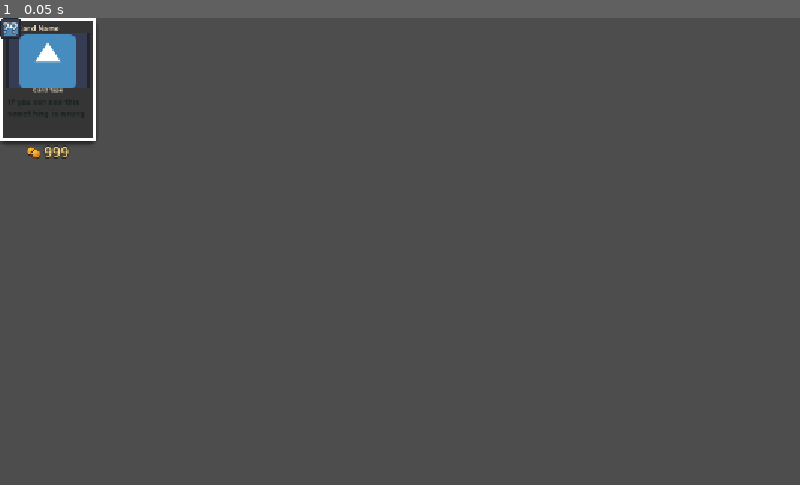
Above: before the commit, frame 1.
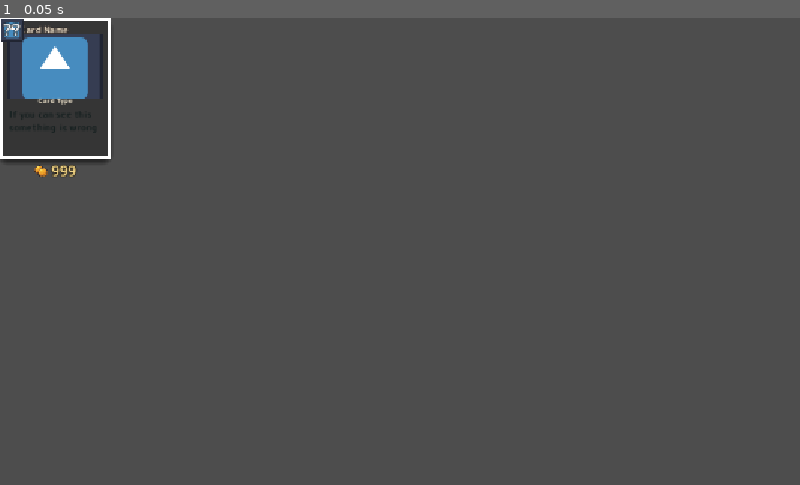
Above: after the commit, the same moment.

Repository: musoukun/openslaythe
Game: Godot game, scene res://scenes/ui/shop/CardShopButton.tscn
The game is run twice, just before and just after one commit, with the same random seed, the same clock (stepped at 60 frames per second) and the same inputs. This scene is started directly instead of the project's main scene. The engine's default icon, where the game draws it, is replaced by a stand-in: a white triangle on a blue panel in a dark square.
Inputs:
- Up to frame 1 (0.05 s): no input

The runs differ from the first frame. In frame 1, 1.7% of the frame differs, in the area x 0-14%, y 0-35%.

Commit message:
Show cards at 1.15x on every screen (#32)
Card.CARD_SCALE scales the Pivot (art, text and click area together) and the
card's minimum size, so containers space the bigger cards correctly.

- Hand: card width and the hover scale follow CARD_SCALE; the hovered card
  still lines up with the bottom of the screen.
- Deck / pick grid is wider so 5 columns still fit; the card reward row and
  shop card buttons grow with the card; the shop cloth is wider with tighter
  card spacing so 6 cards fit on one row.

Co-Authored-By: Claude Opus 5.5 <noreply@anthropic.com>

Diff:
--- a/scenes/Root.tscn
+++ b/scenes/Root.tscn
@@ -2875,8 +2875,8 @@
 anchor_right = 0.5
 anchor_top = 0.5
 anchor_bottom = 0.5
-offset_left = -448.0
-offset_right = 400.0
+offset_left = -460.0
+offset_right = 500.0
 offset_top = -270.0
 offset_bottom = 330.0
 grow_horizontal = 2
@@ -2933,7 +2933,7 @@
 anchor_right = 0.5
 anchor_bottom = 0.5
 offset_left = -400.0
-offset_top = -120.0
+offset_top = -150.0
 offset_right = 400.0
 offset_bottom = 74.0
 grow_horizontal = 2
--- a/scripts/ui/Hand.gd
+++ b/scripts/ui/Hand.gd
@@ -51,7 +51,7 @@
 @export var hand_card_y_offset_curve: Curve = preload("res://misc/curves/hand_y_curve.tres")
 const HAND_CARD_Y_OFFSET_CURVE_MULTIPLIER: float = -20.0 # multiplies the curve sampling
 
-const CARD_WIDTH: float = 144.0 # how big the Card asset is. NOTE: Update this if you update Card's size at all
+const CARD_WIDTH: float = Card.BASE_SIZE.x * Card.CARD_SCALE # 表示されるカードの幅 (Card.CARD_SCALE で拡大済み)
 const CARD_SEPERATION_WIDTH: float = CARD_WIDTH * .85 # how far apart each card should be from one another. Generally between .5 to 1X the card width
 
 const MIDDLE_OFFSET: float = CARD_WIDTH / 2
@@ -60,7 +60,7 @@
 # ホバー中のカードは StS のように拡大してまっすぐにし、下端を画面下にそろえて前に出す。両隣は左右へ押しのける
 const CARD_HOVER_SCALE: float = 1.6
 const CARD_HOVER_PUSH: float = 50.0 # 両隣のカードを押しのける距離
-const CARD_VISUAL_BOTTOM: float = 94.0 # Pivot から CardVisual の下端までの距離 (Card.tscn)
+const CARD_VISUAL_BOTTOM: float = 94.0 # Pivot から CardVisual の下端までの距離 (Card.tscn、拡大前)
 var hovered_card: Card = null
 
 const CARD_PICK_POSITIONS: Array = [
@@ -186,7 +186,7 @@
 		var tween_2: Tween = create_tween()
 		tween_2.tween_property(card.pivot, "rotation_degrees", new_rot, CARD_TWEEN_TIME)
 		var tween_3: Tween = create_tween()
-		tween_3.tween_property(card.pivot, "scale", Vector2.ONE * new_scale, CARD_TWEEN_TIME)
+		tween_3.tween_property(card.pivot, "scale", Vector2.ONE * new_scale * Card.CARD_SCALE, CARD_TWEEN_TIME)
 
 ## ホバー中のカードが、選択済み (pick) を除いた手札の列で何番目かを返す。無ければ -1
 func _get_hovered_hand_index() -> int:
@@ -203,7 +203,7 @@
 
 ## 拡大したカードの下端が画面下にそろう Pivot の y 位置
 func _get_hovered_card_y(card: Card) -> float:
-	return get_viewport_rect().size.y - card.global_position.y - CARD_VISUAL_BOTTOM * CARD_HOVER_SCALE
+	return get_viewport_rect().size.y - card.global_position.y - CARD_VISUAL_BOTTOM * CARD_HOVER_SCALE * Card.CARD_SCALE
 
 
 func _on_card_hovered(card: Card):
--- a/scripts/ui/card/Card.gd
+++ b/scripts/ui/card/Card.gd
@@ -20,6 +20,12 @@
 const ENERGY_ICON_KEYWORD: String = "[energy_icon]"	# tells description to display an energy icon in place
 
 var tooltip_left_side: bool = false # if tooltip should display to the left of the card when hovered
+
+## どの画面でもカードをこの倍率で表示する。Pivot ごと拡大するので絵・文字・押せる範囲がそろって大きくなる
+const CARD_SCALE: float = 1.15
+## Card.tscn での大きさと Pivot の位置 (拡大前)
+const BASE_SIZE := Vector2(144, 184)
+const BASE_PIVOT_POSITION := Vector2(72, 90)
 
 @onready var card_button: Button = %CardButton
 
@@ -48,6 +54,12 @@
 signal card_right_clicked(Card)
 signal card_hovered(Card)
 signal card_unhovered(Card)
+
+func _ready() -> void:
+	# コンテナは scale を見ずに並べるので、最小サイズも同じ倍率にして間隔を空ける
+	custom_minimum_size = BASE_SIZE * CARD_SCALE
+	pivot.position = BASE_PIVOT_POSITION * CARD_SCALE
+	pivot.scale = Vector2.ONE * CARD_SCALE
 
 func init(_card_data: CardData, angular_offset: float, connect_combat_signals: bool = false, connect_ui_signals: bool = true):
 	card_data = _card_data
--- a/scripts/ui/shop/CardShopButton.gd
+++ b/scripts/ui/shop/CardShopButton.gd
@@ -2,7 +2,12 @@
 
 @onready var card: Card = $Card
 
+## カードの下に値札の段を空ける高さ
+const PRICE_ROW_HEIGHT: float = 32.0
+
 func _ready():
+	# カードは Card.CARD_SCALE で拡大されるので、枠もそれに合わせる
+	custom_minimum_size = card.custom_minimum_size + Vector2(0, PRICE_ROW_HEIGHT)
 	card.card_selected.connect(_on_card_selected)
 
 func init(_action_on_click: BaseAction) -> void:
--- a/scripts/ui/shop/ShopCounter.gd
+++ b/scripts/ui/shop/ShopCounter.gd
@@ -10,7 +10,7 @@
 const BACK_TEXTURE := preload("res://sprites/ui/shop_next_arrow.png")
 
 const HUD_HEIGHT := 64.0	# 上部バーは暗くせず、押せるままにする
-const CLOTH_SIZE := Vector2(1040, 470)
+const CLOTH_SIZE := Vector2(1180, 470)	# カード6枚 (Card.CARD_SCALE で拡大) が1段に収まる幅
 const CLOTH_TOP := 136.0
 const CLOTH_COLOR := Color(0.18, 0.36, 0.25)
 const CLOTH_BORDER := Color(0.72, 0.58, 0.3)
@@ -170,7 +170,7 @@
 	cloth.add_child(rows)
 	_card_row = HBoxContainer.new()
 	_card_row.alignment = BoxContainer.ALIGNMENT_CENTER
-	_card_row.add_theme_constant_override("separation", 26)
+	_card_row.add_theme_constant_override("separation", 12)
 	_card_row.mouse_filter = Control.MOUSE_FILTER_IGNORE
 	rows.add_child(_card_row)
 	_ware_row = HBoxContainer.new()
